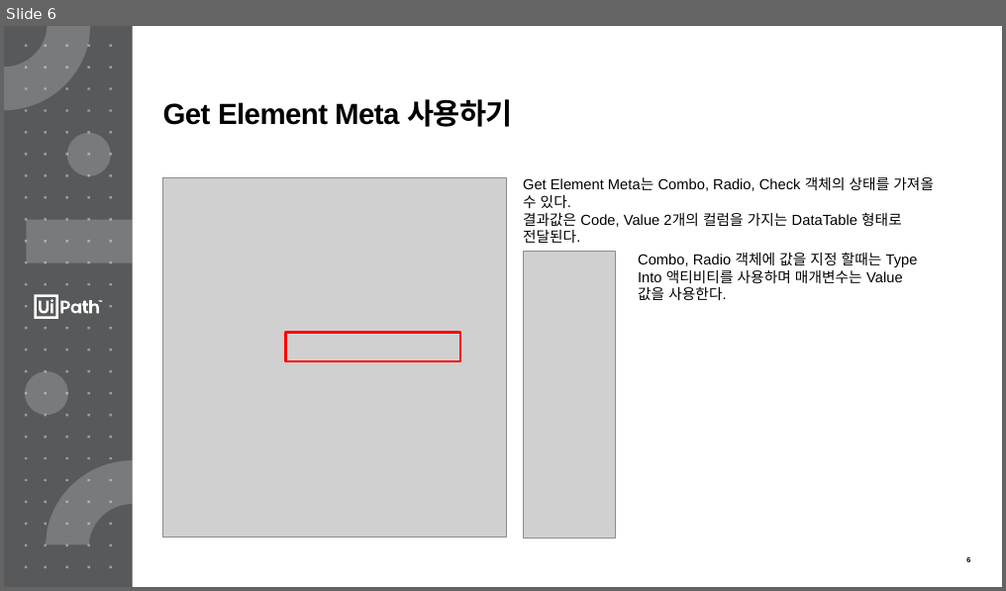
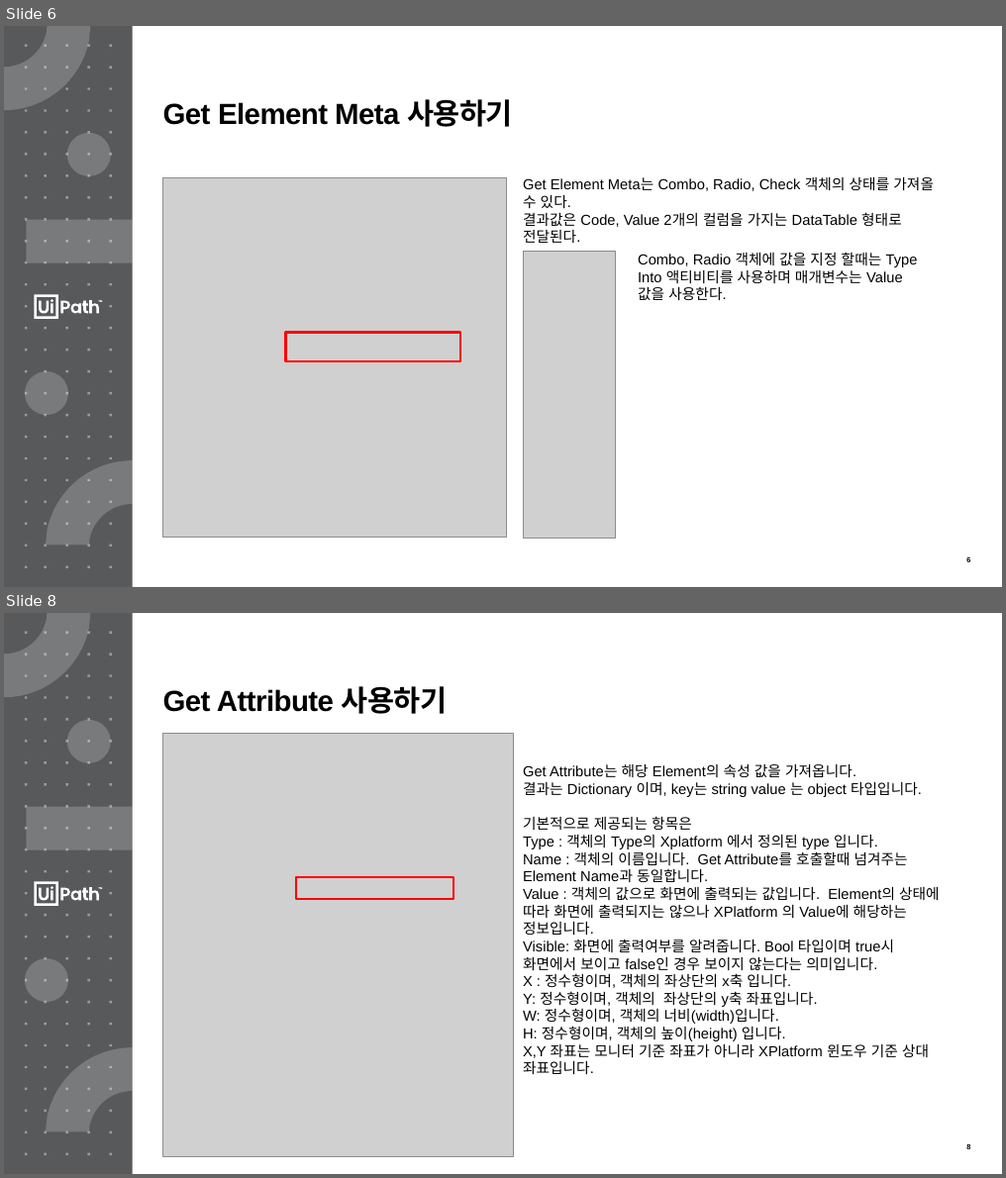
Before and after one commit to uipathkorea/CustomActivities, a slide deck: XPlatformConnector/XPlatformConnector사용가이드.pptx. Shown one above the other, each under a label of ours: slide 6 before the commit, slides 6 and 8 after it; the slides between them are not shown. The pictures are 1006x591 and 1006x1178 pixels, drawn with LibreOffice and Linux fonts; fonts in the diff are those of the drawing; grey boxes stand for pictures. Boxes give left, top, right and bottom in pixels: in the first picture for what was removed or moved away, otherwise in the second. Text is boxed around its words. In the diff, an @@ line names an element or a change of style, - is before the commit and + after.

Commit message:
샘플 xaml 및 사용가이드 갱신

```diff
--- a/XPlatformConnector/XPlatformConnector사용가이드.pptx
+++ b/XPlatformConnector/XPlatformConnector사용가이드.pptx
@@ slide 8 added at [4, 613, 1002, 1174], background #58595B; not listed: 9 template elements that a slide beside it also shows @@
@@ title added at [163, 686, 448, 714], 28 pt, text #000000, bold @@
+Get Attribute 사용하기
@@ picture added at [162, 734, 513, 1157] @@
@@ text added at [523, 764, 940, 1074], 14 pt, text #000000 @@
+Get Attribute는 해당 Element의 속성 값을 가져옵니다.
+결과는 Dictionary 이며, key는 string value 는 object 타입입니다.
+기본적으로 제공되는 항목은
+Type : 객체의 Type의 Xplatform 에서 정의된 type 입니다.
+Name : 객체의 이름입니다. Get Attribute를 호출할때 넘겨주는 Element Name과 동일합니다.
+Value : 객체의 값으로 화면에 출력되는 값입니다. Element의 상태에 따라 화면에 출력되지는 않으나 XPlatform 의 Value에 해당하는 정보입니다.
+Visible: 화면에 출력여부를 알려줍니다. Bool 타입이며 true시 화면에서 보이고 false인 경우 보이지 않는다는 의미입니다.
+X : 정수형이며, 객체의 좌상단의 x축 입니다.
+Y: 정수형이며, 객체의 좌상단의 y축 좌표입니다.
+W: 정수형이며, 객체의 너비(width)입니다.
+H: 정수형이며, 객체의 높이(height) 입니다.
+X,Y 좌표는 모니터 기준 좌표가 아니라 XPlatform 윈도우 기준 상대 좌표입니다.
@@ rectangle added at [296, 877, 453, 899], outline #FF0000 2.25 pt @@
```
Also in this commit, not shown: 2 slides changed, 2 other slides added, 5 other files.
